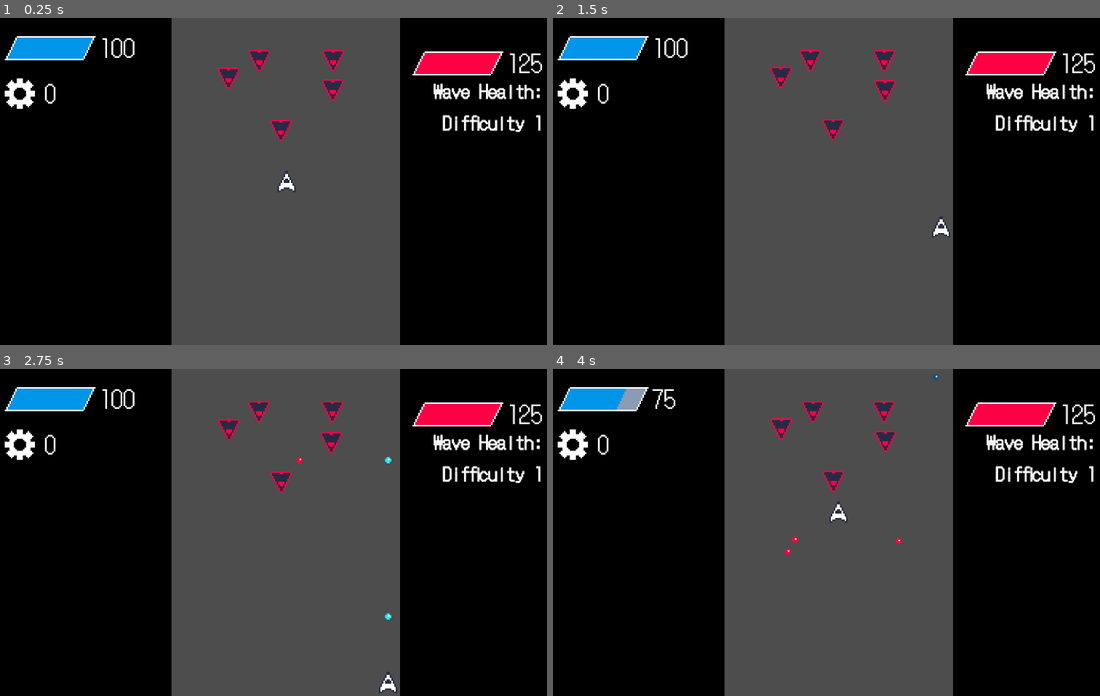
Above: before the commit, frames 1-4 (two rows, left to right).
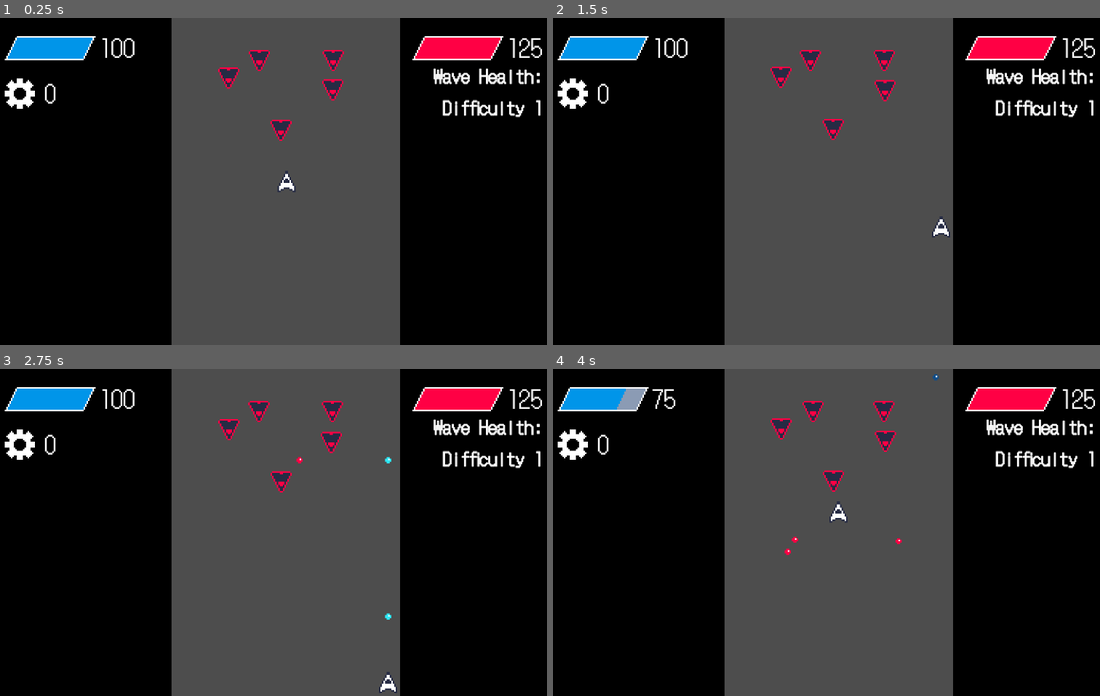
Above: after the commit, the same moments.

Repository: doodl0/starline
Game: Godot game, scene res://scenes/game.tscn
Two runs of this game, one before a commit and one after it. Both use one fixed random seed, a clock stepped at 60 frames per second and the inputs below.
Inputs:
- Up to frame 1 (0.25 s): no input
- Up to frame 2 (1.5 s): tap Enter at 0.5 s; hold D (right) 0.53-1.28 s; hold Space (shoot) 0.53-1.28 s; tap 1 (shop1) at 0.77 s; hold S (down) from 1.28 s (still down); tap Space (shoot) at 1.35 s
- Up to frame 3 (2.75 s): tap 1 (shop1) at 1.52 s; release S (down) at 2.03 s; hold D (right) from 2.03 s (still down); hold Space (shoot) from 2.03 s (still down)
- Up to frame 4 (4 s): release D (right) at 2.78 s; release Space (shoot) at 2.78 s; hold W (up) 2.78-3.53 s; tap Space (shoot) at 2.85 s; tap 1 (shop1) at 3.02, 3.77 s; hold A (left) from 3.53 s (still down); hold Space (shoot) from 3.53 s (still down)

The runs differ from the first frame. In frame 1, 3.5% of the frame differs, in the area x 75-100%, y 5-35%; in frame 2, 3.5%; in frame 3, 3.5%; in frame 4, 3.5%.

Commit message:
bugfixes and testing

Diff:
--- a/scenes/game.tscn
+++ b/scenes/game.tscn
@@ -55,9 +55,9 @@
 [node name="HealthBarEnemy" parent="UI" unique_id=1052163929 instance=ExtResource("6_p57ef")]
 layout_mode = 0
 offset_left = 113.0
-offset_top = -78.0
+offset_top = -88.0
 offset_right = 114.0
-offset_bottom = -77.0
+offset_bottom = -87.0
 
 [node name="Player" parent="." unique_id=793066248 node_paths=PackedStringArray("healthBar", "scrapCounter", "gm") instance=ExtResource("1_uwrxv")]
 healthBar = NodePath("../UI/HealthBar")
--- a/scripts/enemy_group.gd
+++ b/scripts/enemy_group.gd
@@ -28,6 +28,8 @@
 
 # Called every frame. 'delta' is the elapsed time since the previous frame.
 func _physics_process(delta: float) -> void:
+	if (healthBar.label2 != null):
+		healthBar.label2.text = "Wave Health:\n Difficulty " + str(difficulty);
 	if finished:
 		position.y -= speed / 100
 	elif totalHealth() <= 0:
